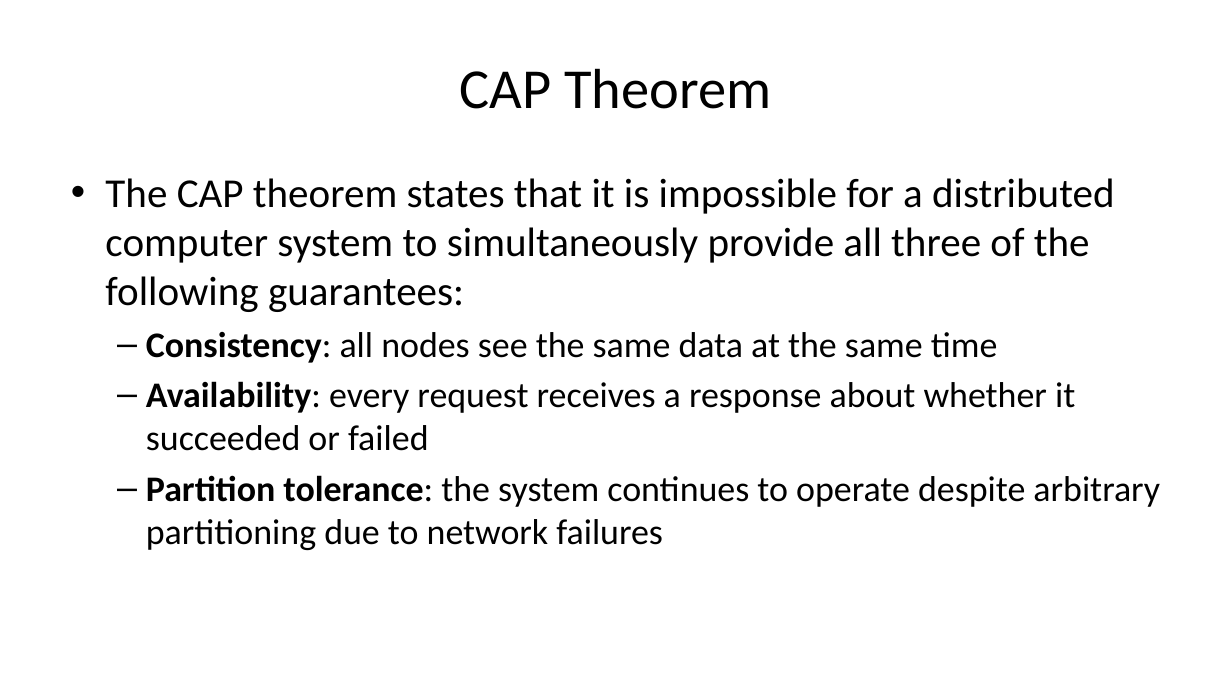
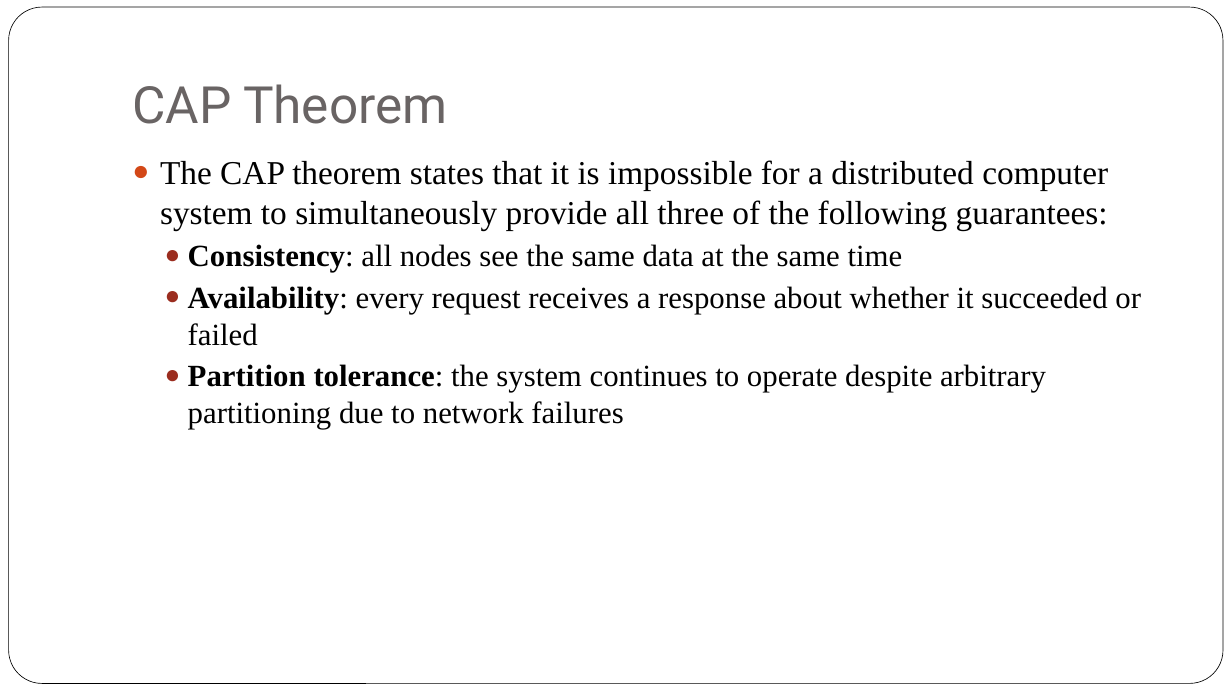
Before and after one commit to iskandersierra/DevSharp, a slide deck: slide 2 of Docs/Distributed Architecture.pptx. Drawn at 1232x693 pixels with LibreOffice and Linux fonts; fonts in the diff are those of the drawing. Boxes give left, top, right and bottom in pixels: in the first picture for what was removed or moved away, otherwise in the second. Text is boxed around its words. In the diff, an @@ line names an element or a change of style, - is before the commit and + after.

Commit message:
Updated document Distributed Architecture.pptx

```diff
--- a/Docs/Distributed Architecture.pptx
+++ b/Docs/Distributed Architecture.pptx
@@ rounded rectangle added at <box>8,7,1223,684</box>, fill #FFFFFF, outline #000000 0.5 pt @@
@@ title "CAP Theorem": place and size @@
-title "CAP Theorem" at <box>460,68,772,109</box>
+title "CAP Theorem" at <box>132,84,447,124</box>
@@ title "CAP Theorem" at <box>132,84,447,124</box>: size 44 to 40 pt, font Calibri to Roboto, text colour #000000 to #696464; alignment centre to left; vertical alignment middle to bottom @@
@@ text "The CAP theorem states that ...": place and size @@
-text "The CAP theorem states that ..." at <box>105,178,1160,550</box>
+text "The CAP theorem states that ..." at <box>160,160,1141,429</box>
@@ text "The CAP theorem states that ..." at <box>160,160,1141,429</box>: size 32 to 26 pt in "The CAP theorem states that it is ..."; font Calibri to Times New Roman; size 28 to 24 pt in "Consistency: all nodes see the same data ...", "Availability: every request receives a response about ...", "Partition tolerance: the system continues to operate ..."; bullet • to ●; bullet – to ●; less space between paragraphs @@
```
Also in this commit, not shown: 13 other slides changed, 9 slides added, 2 slides removed.
